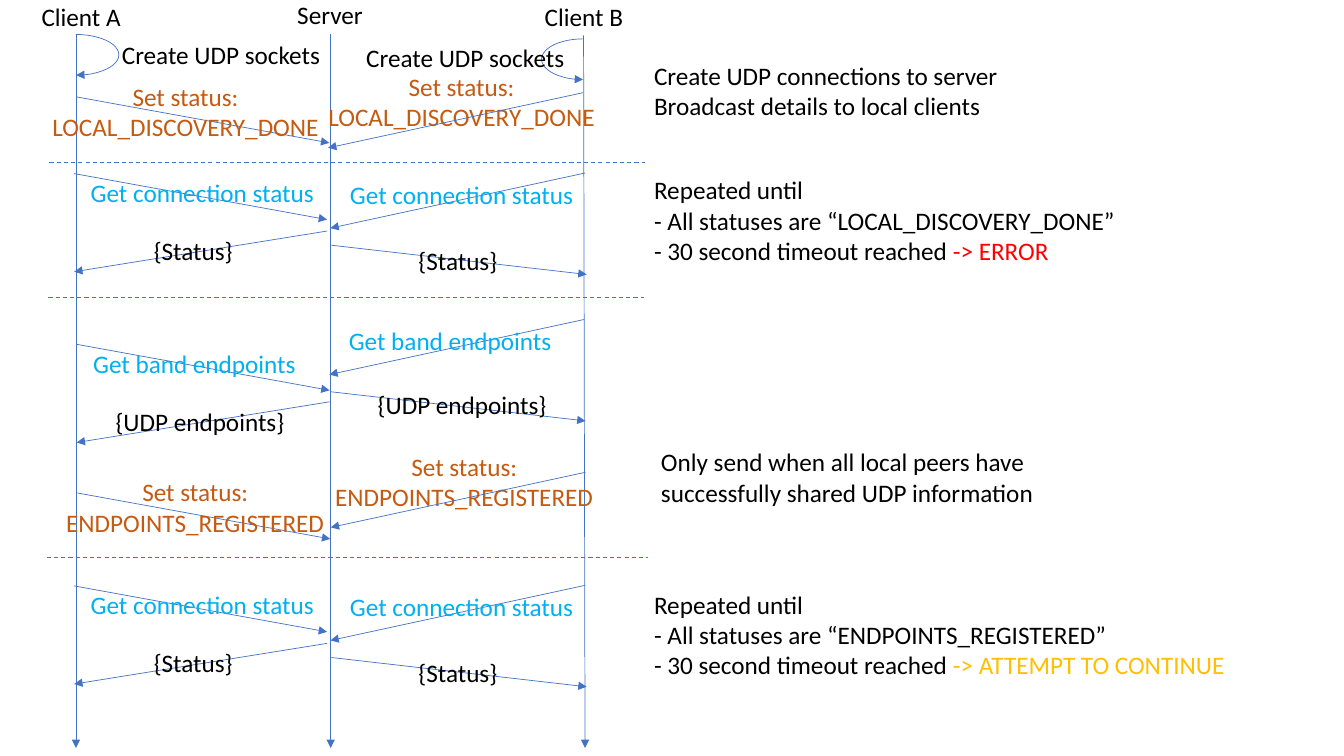
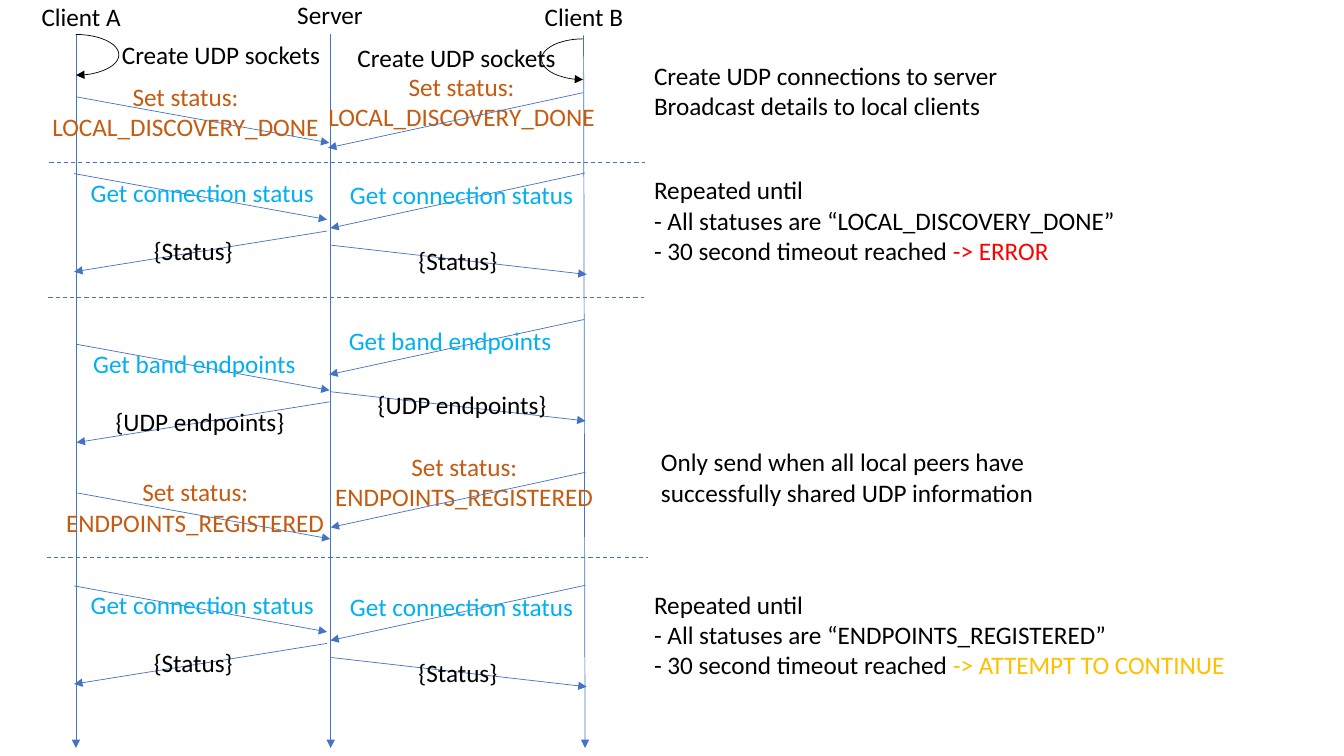
Before and after one commit to drichards2/muster, a slide deck: slide 2 of Muster.pptx. Drawn at 1344x756 pixels with LibreOffice and Linux fonts; fonts in the diff are those of the drawing. Boxes give left, top, right and bottom in pixels: in the first picture for what was removed or moved away, otherwise in the second. Text is boxed around its words. In the diff, an @@ line names an element or a change of style, - is before the commit and + after.

```diff
--- a/Muster.pptx
+++ b/Muster.pptx
@@ arc (boxed as its full ellipse) at bbox=[33, 34, 119, 75]: outline #4472C4 0.5 pt to #000000 0.5 pt @@
@@ text "Create UDP sockets": place and size @@
-text "Create UDP sockets" at bbox=[366, 47, 564, 74]
+text "Create UDP sockets" at bbox=[357, 47, 555, 74]
@@ arc (boxed as its full ellipse) at bbox=[541, 39, 625, 80]: outline #4472C4 0.5 pt to #000000 0.5 pt @@
```
Also in this commit, not shown: 2 other slides changed.
